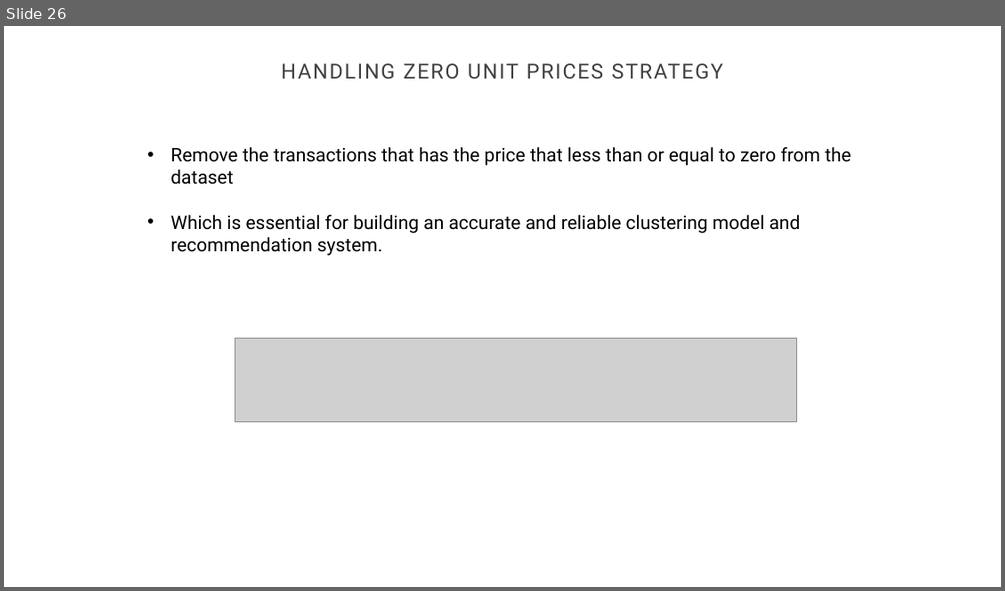
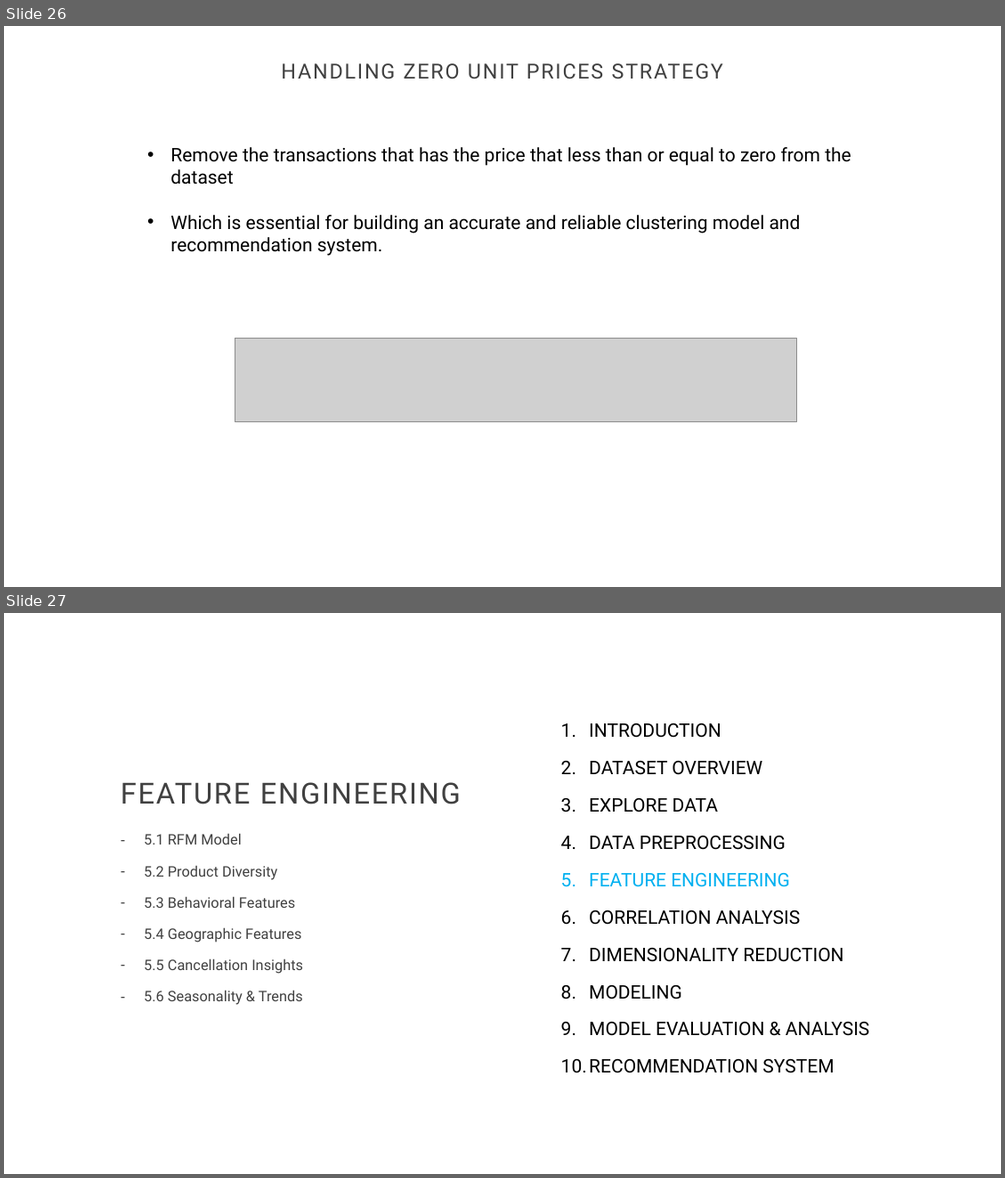
Before and after one commit to GaoWeiChang/Ecommerce_Product_Recommendation_System, a slide deck: CUSTOMER PRODUCT RECOMMENDATION SYSTEM.pptx. Shown one above the other, each under a label of ours: slide 26 before the commit, slides 26 and 27 after it. The pictures are 1005x591 and 1005x1178 pixels, drawn with LibreOffice and Linux fonts; fonts in the diff are those of the drawing; grey boxes stand for pictures; background and template pictures are left out. Boxes give left, top, right and bottom in pixels: in the first picture for what was removed or moved away, otherwise in the second. Text is boxed around its words. In the diff, an @@ line names an element or a change of style, - is before the commit and + after.

```diff
--- a/CUSTOMER PRODUCT RECOMMENDATION SYSTEM.pptx
+++ b/CUSTOMER PRODUCT RECOMMENDATION SYSTEM.pptx
@@ slide 27 added at (x1=4, y1=613, x2=1001, y2=1174), background #FFFFFF @@
@@ text added at (x1=589, y1=723, x2=869, y2=1073), 18 pt, text #000000 @@
+1. INTRODUCTION
+2. DATASET OVERVIEW
+3. EXPLORE DATA
+4. DATA PREPROCESSING
+5. FEATURE ENGINEERING
+6. CORRELATION ANALYSIS
+7. DIMENSIONALITY REDUCTION
+8. MODELING
+9. MODEL EVALUATION & ANALYSIS
+10. RECOMMENDATION SYSTEM
@@ title added at (x1=121, y1=782, x2=461, y2=804), 28 pt, text #404040 @@
+FEATURE ENGINEERING
@@ text added at (x1=144, y1=833, x2=303, y2=1005), 14 pt, text #404040 @@
+– 5.1 RFM Model
+– 5.2 Product Diversity
+– 5.3 Behavioral Features
+– 5.4 Geographic Features
+– 5.5 Cancellation Insights
+– 5.6 Seasonality & Trends
```
Also in this commit, not shown: 22 other slides added, 1 other file.
